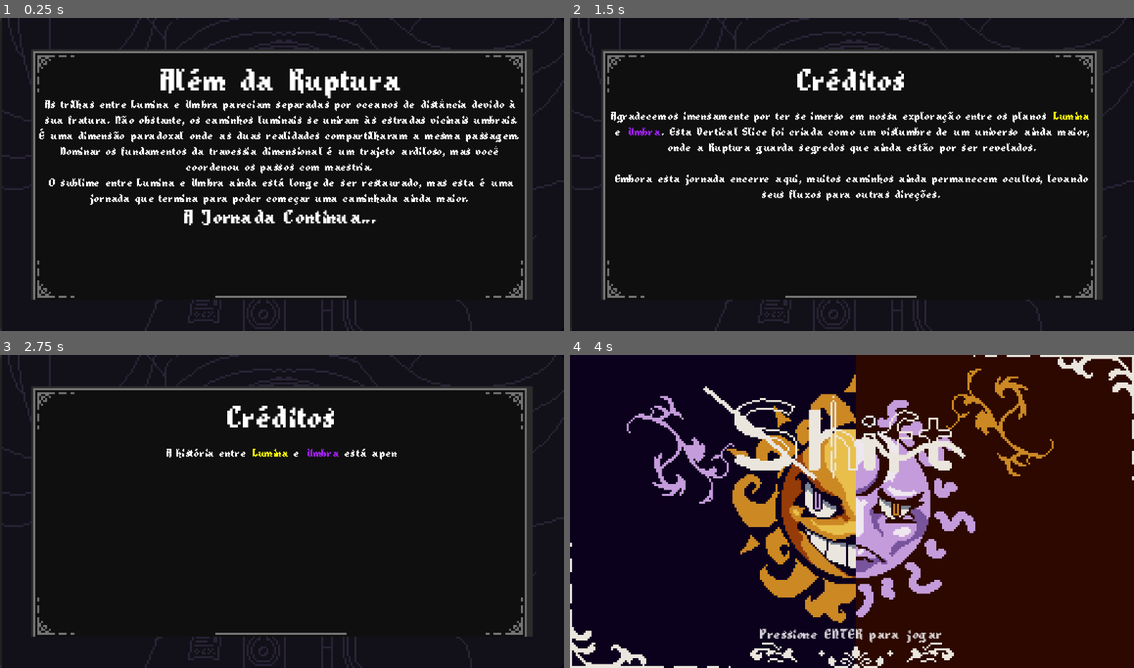
Above: before the commit, frames 1-4 (two rows, left to right).
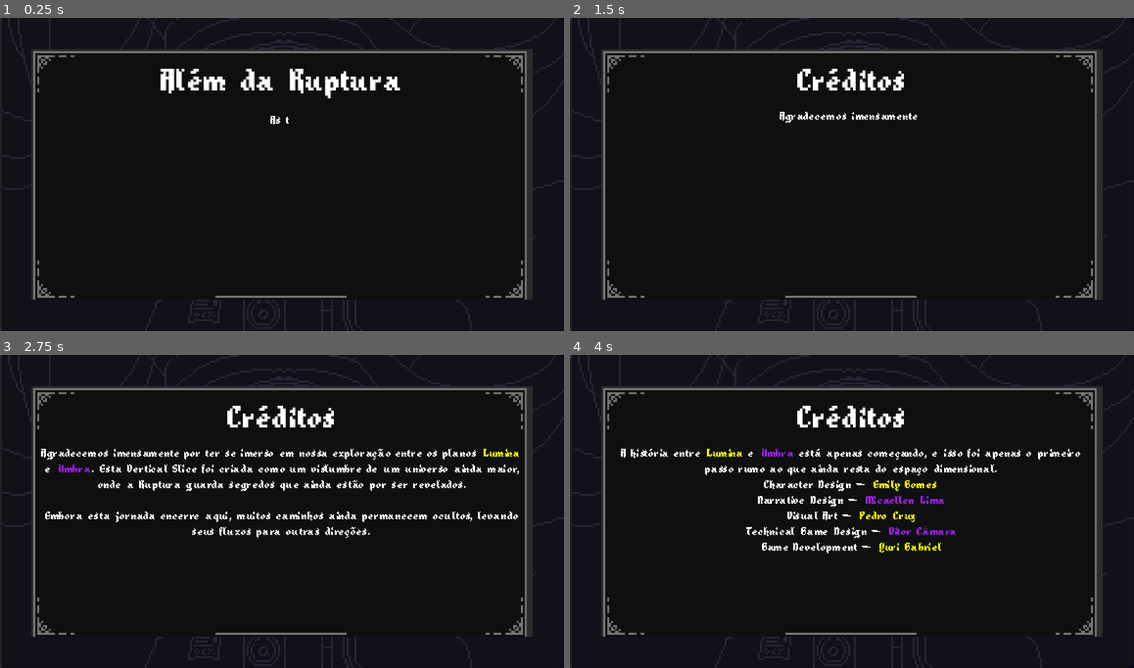
Above: after the commit, the same moments.

Repository: ygcs796/jogo-gamejam-djuff
Game: Godot game, scene res://cenarios/final_narration_screen.tscn
Same seed, same stepped clock (60 frames per second), same inputs: the game is played once before the commit and once after it. This scene is started directly instead of the project's main scene.
Inputs:
- Up to frame 1 (0.25 s): no input
- Up to frame 2 (1.5 s): tap Enter (ui_accept) at 0.5, 0.77 s; hold Shift (swap) 0.53-1.28 s; hold Right (ui_right) from 0.53 s (still down); tap Shift (swap) at 1.35 s
- Up to frame 3 (2.75 s): tap Enter (ui_accept) at 1.52 s; release Right (ui_right) at 2.03 s; hold Left (ui_left) from 2.03 s (still down); hold Shift (swap) from 2.03 s (still down)
- Up to frame 4 (4 s): release Left (ui_left) at 2.78 s; release Shift (swap) at 2.78 s; hold Right (ui_right) from 2.78 s (still down); tap Shift (swap) at 2.85 s; tap Enter (ui_accept) at 3.02, 3.77 s; hold Shift (swap) from 3.53 s (still down)

The runs differ from the first frame. In frame 1, 6.2% of the frame differs, in the area x 6-92%, y 25-67%; in frame 2, 3.8%; in frame 3, 3.9%; in frame 4, 64%, in the area x 0-100%, y 0-100%.
Error before the commit: Invalid assignment of property or key 'visible' with value of type 'bool' on a base object of type 'null instance'. (res://scripts/final_narration_screen.gd:21)

Commit message:
Fix: final narration vars

Diff:
--- a/scripts/final_narration_screen.gd
+++ b/scripts/final_narration_screen.gd
@@ -1,17 +1,17 @@
 # ending_screen.gd
 extends CanvasLayer
 
-@onready var narration_text: RichTextLabel = $GratefulnessBox/MarginContainer/VBoxContainer/NarrationText
-@onready var journey_label: Label = $GratefulnessBox/MarginContainer/VBoxContainer/Journey
+@onready var narration_text: RichTextLabel = $FinalNarrationBox/MarginContainer/VBoxContainer/NarrationText
+@onready var journey_label: Label = $FinalNarrationBox/MarginContainer/VBoxContainer/Journey
 
 @export var typing_speed: float = 0.05
 
 const FINAL_TEXT := """
-As trilhas entre Lumina e Umbra pareciam separadas por oceanos de distância devido à sua fratura. Não obstante, os caminhos luminais se uniram às estradas vicinais umbrais. É uma dimensão paradoxal onde as duas realidades compartilharam a mesma passagem.
+As trilhas entre [color=yellow]Lumina[/color] e [color=purple]Umbra[/color] pareciam separadas por oceanos de distância devido à sua fratura. Não obstante, os caminhos [color=yellow]luminais[/color] se uniram às estradas vicinais [color=purple]umbrais[/color]. É uma dimensão paradoxal onde as duas realidades compartilharam a mesma passagem.
 
 Dominar os fundamentos da travessia dimensional é um trajeto ardiloso, mas você coordenou os passos com maestria.
 
-O sublime entre Lumina e Umbra ainda está longe de ser restaurado, mas esta é uma jornada que termina para poder começar uma caminhada ainda maior.
+O sublime entre [color=yellow]Lumina[/color] e [color=purple]Umbra[/color] ainda está longe de ser restaurado, mas esta é uma jornada que termina para poder começar uma caminhada ainda maior.
 """
 
 var is_typing := false
